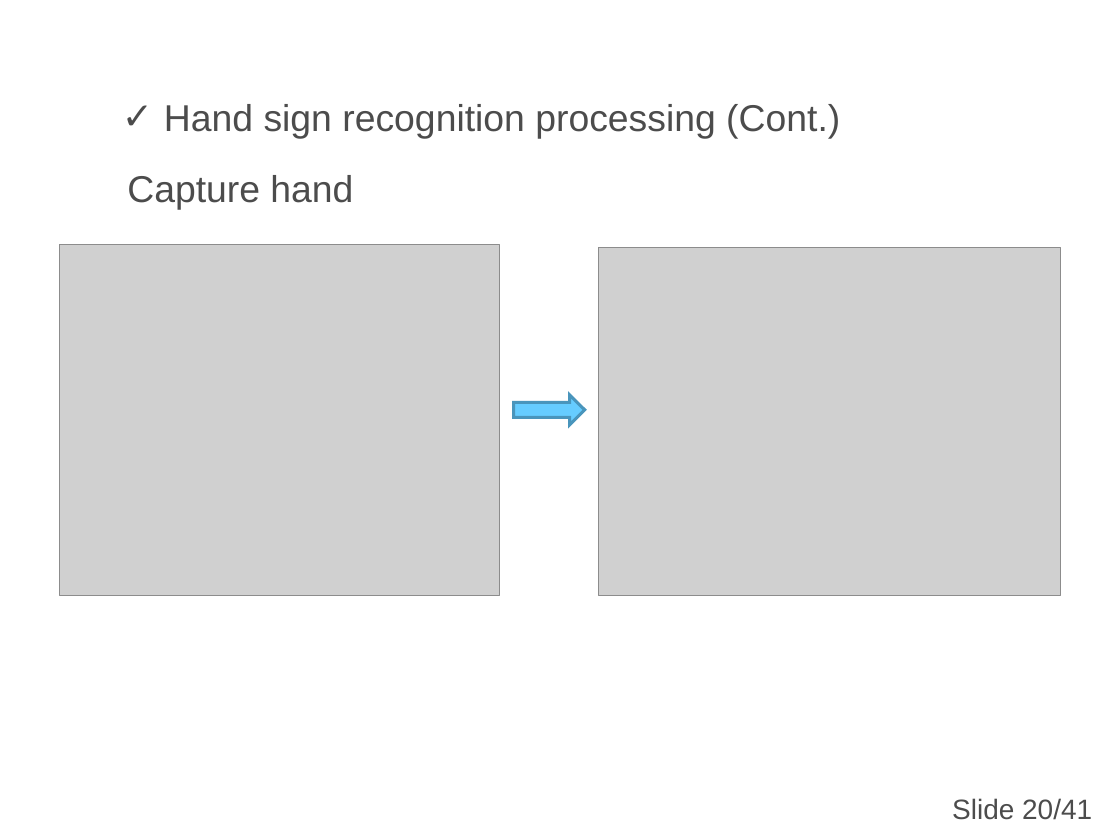
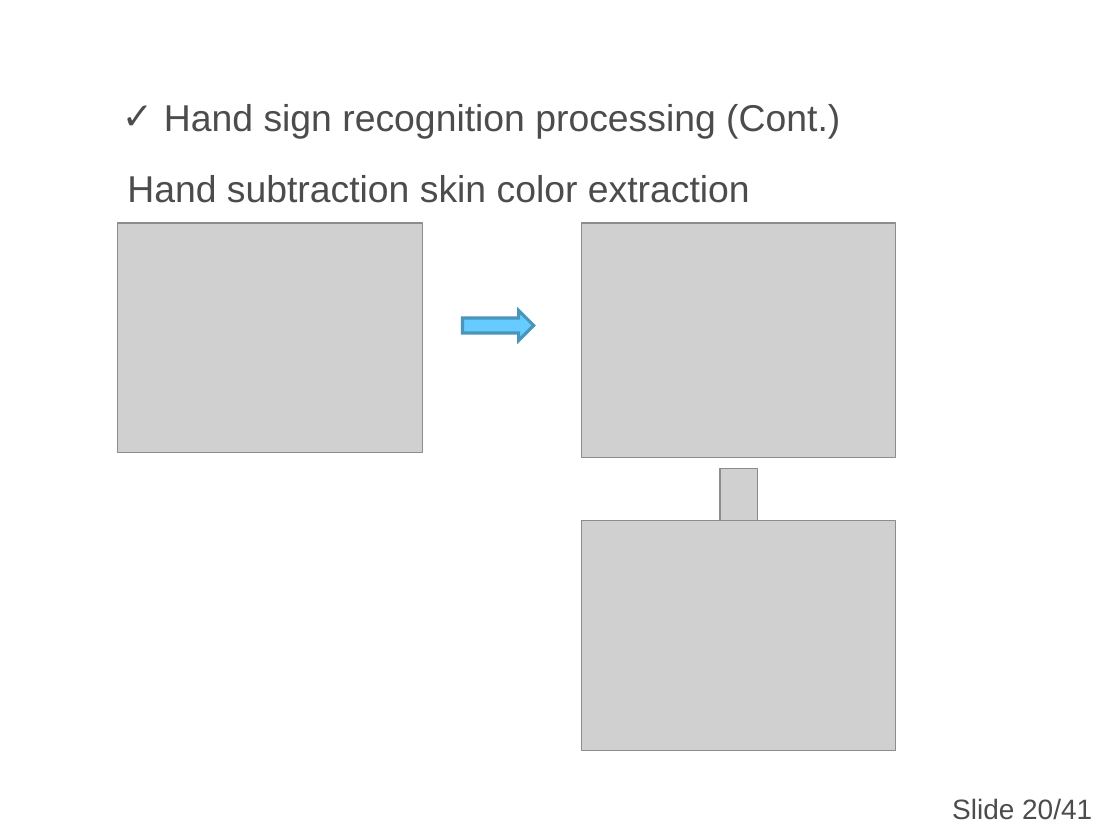
Before and after one commit to nicknguyen071093/CapstoneProject, a slide deck: slide 21 of Baocao/1007/Tan/CapstoneProject.ppt (slide 19 before the commit). Drawn at 1120x840 pixels with LibreOffice and Linux fonts; fonts in the diff are those of the drawing; grey boxes stand for pictures; background and template pictures are left out. Boxes give left, top, right and bottom in pixels: in the first picture for what was removed or moved away, otherwise in the second. Text is boxed around its words. In the diff, an @@ line names an element or a change of style, - is before the commit and + after.

```diff
--- a/Baocao/1007/Tan/CapstoneProject.ppt
+++ b/Baocao/1007/Tan/CapstoneProject.ppt
@@ text at <box>127,175,750,203</box>: text changed @@
-Capture hand
+Hand subtraction skin color extraction
@@ picture: place and size @@
-picture at <box>59,245,500,596</box>
+picture at <box>118,223,423,452</box>
@@ picture added at <box>582,223,896,458</box> @@
@@ right arrow: place and size @@
-right arrow at <box>514,395,585,426</box>
+right arrow at <box>463,310,534,340</box>
@@ right arrow at <box>463,310,534,340</box>: proportions changed @@
@@ picture: place and size @@
-picture at <box>599,248,1061,596</box>
+picture at <box>720,468,757,520</box>
@@ picture added at <box>582,521,896,752</box> @@
```
Also in this commit, not shown: 3 other slides changed, 2 slides added, 5 slides removed.
